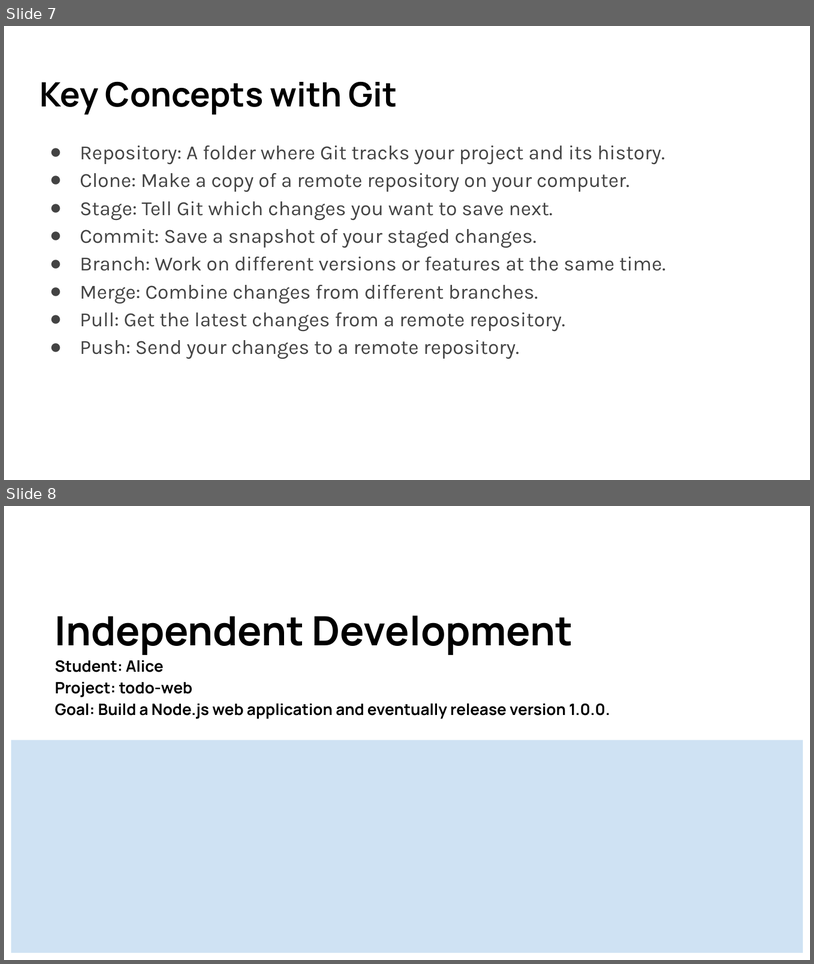
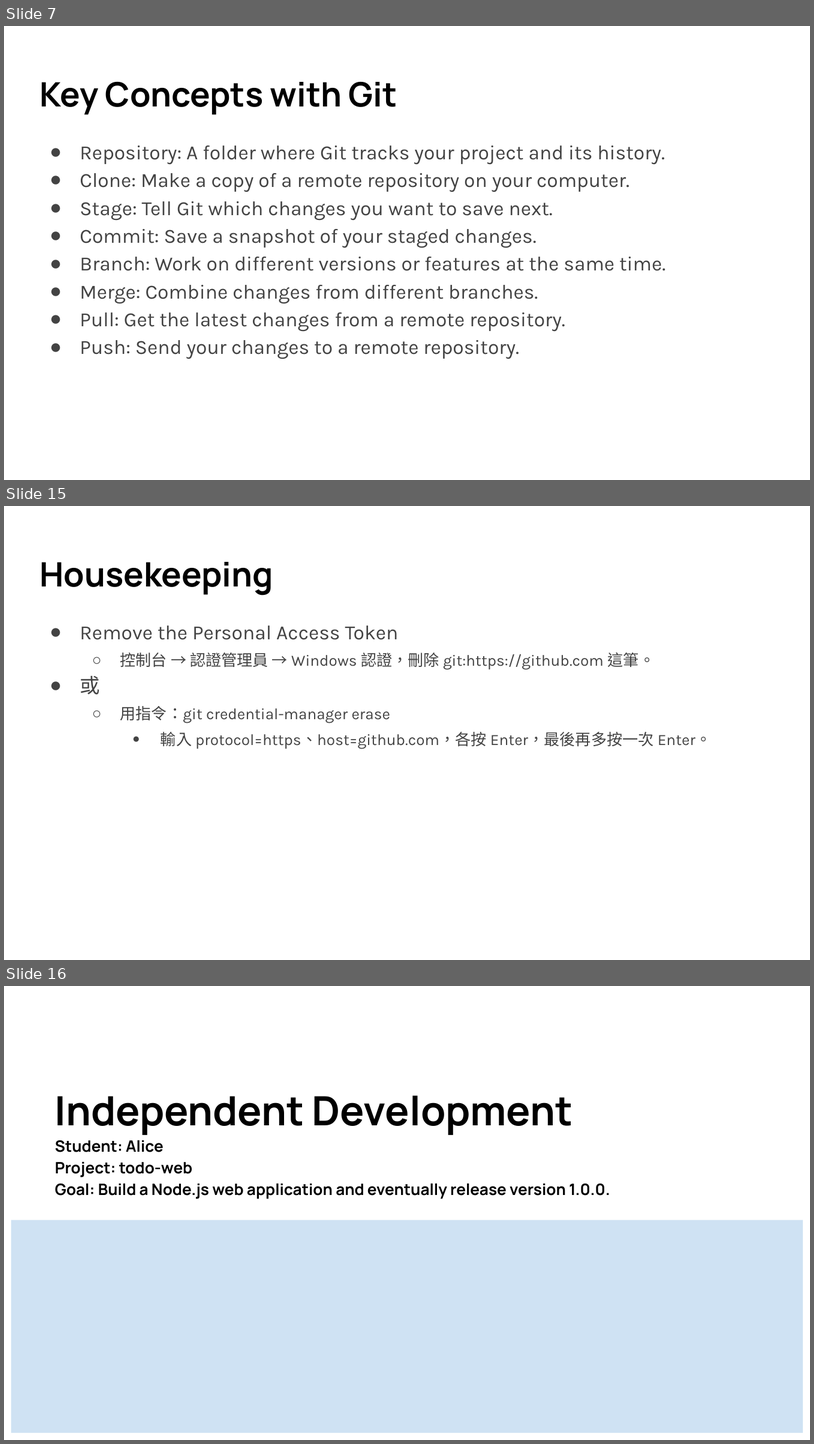
Before and after one commit to lancwyy/WebDev, a slide deck: Lecture_Materials/04-2-VersionControl.pptx. Shown one above the other, each under a label of ours: slides 7 and 8 before the commit, slides 7, 15 and 16 after it; the slides between them are not shown. The pictures are 814x964 and 814x1444 pixels, drawn with LibreOffice and Linux fonts; fonts in the diff are those of the drawing. Boxes give left, top, right and bottom in pixels: in the first picture for what was removed or moved away, otherwise in the second. Text is boxed around its words. In the diff, an @@ line names an element or a change of style, - is before the commit and + after.

```diff
--- a/Lecture_Materials/04-2-VersionControl.pptx
+++ b/Lecture_Materials/04-2-VersionControl.pptx
@@ slide 15 added at box(4, 506, 810, 960), background #FFFFFF @@
@@ title added at box(39, 562, 273, 595), 30 pt, text #000000, bold @@
+Housekeeping
@@ text added at box(80, 625, 711, 748), 14 pt, text #434343 @@
+● Remove the Personal Access Token
+  ○ 控制台 → 認證管理員 → Windows 認證，刪除 git:https://github.com 這筆。
+● 或
+  ○ 用指令：git credential-manager erase
+    ● 輸入 protocol=https、host=github.com，各按 Enter，最後再多按一次 Enter。
@@ what was slide 8 is now slide 16 @@
```
Also in this commit, not shown: 4 slides changed, 7 other slides added.
